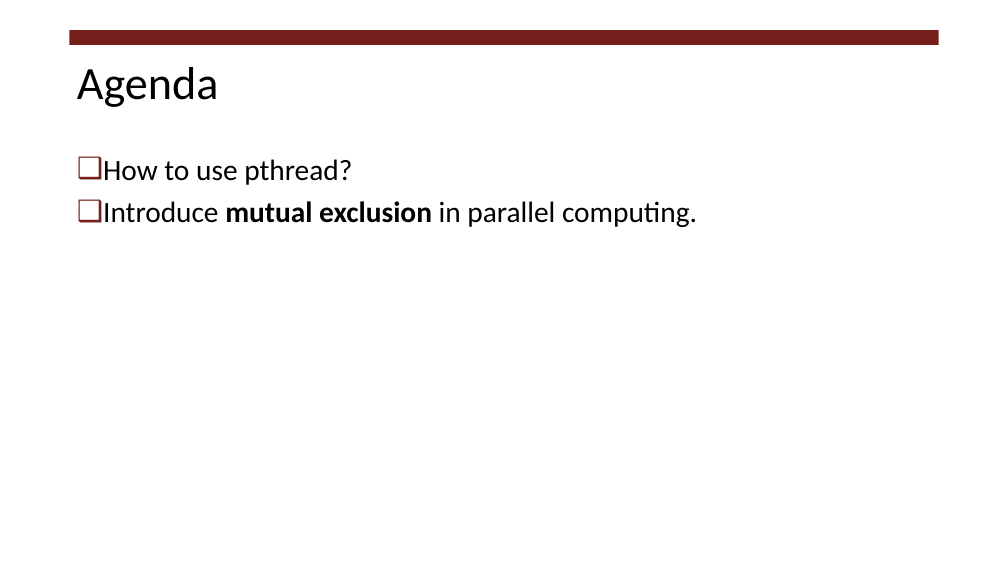
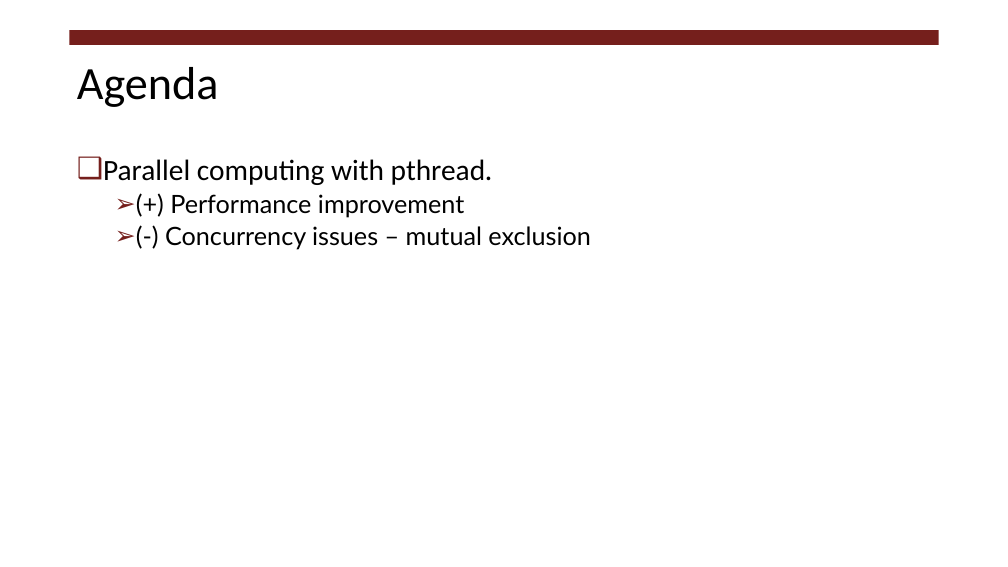
Before and after one commit to RHIT-CSSE/csse332, a slide deck: slide 2 of ClassMaterials/MoreThreads/MoreThreads.pptx. Drawn at 1008x567 pixels with LibreOffice and Linux fonts; fonts in the diff are those of the drawing. Boxes give left, top, right and bottom in pixels: in the first picture for what was removed or moved away, otherwise in the second. Text is boxed around its words. In the diff, an @@ line names an element or a change of style, - is before the commit and + after.

```diff
--- a/ClassMaterials/MoreThreads/MoreThreads.pptx
+++ b/ClassMaterials/MoreThreads/MoreThreads.pptx
@@ text at [103,159,590,250]: text changed; size 28 to 24 pt; font Calibri to Lato @@
-❑ How to use pthread?
-❑ Introduce mutual exclusion in parallel computing.
+❑ Parallel computing with pthread.
+  ➢ (+) Performance improvement
+  ➢ (-) Concurrency issues – mutual exclusion
```
Also in this commit, not shown: 6 other slides changed.
